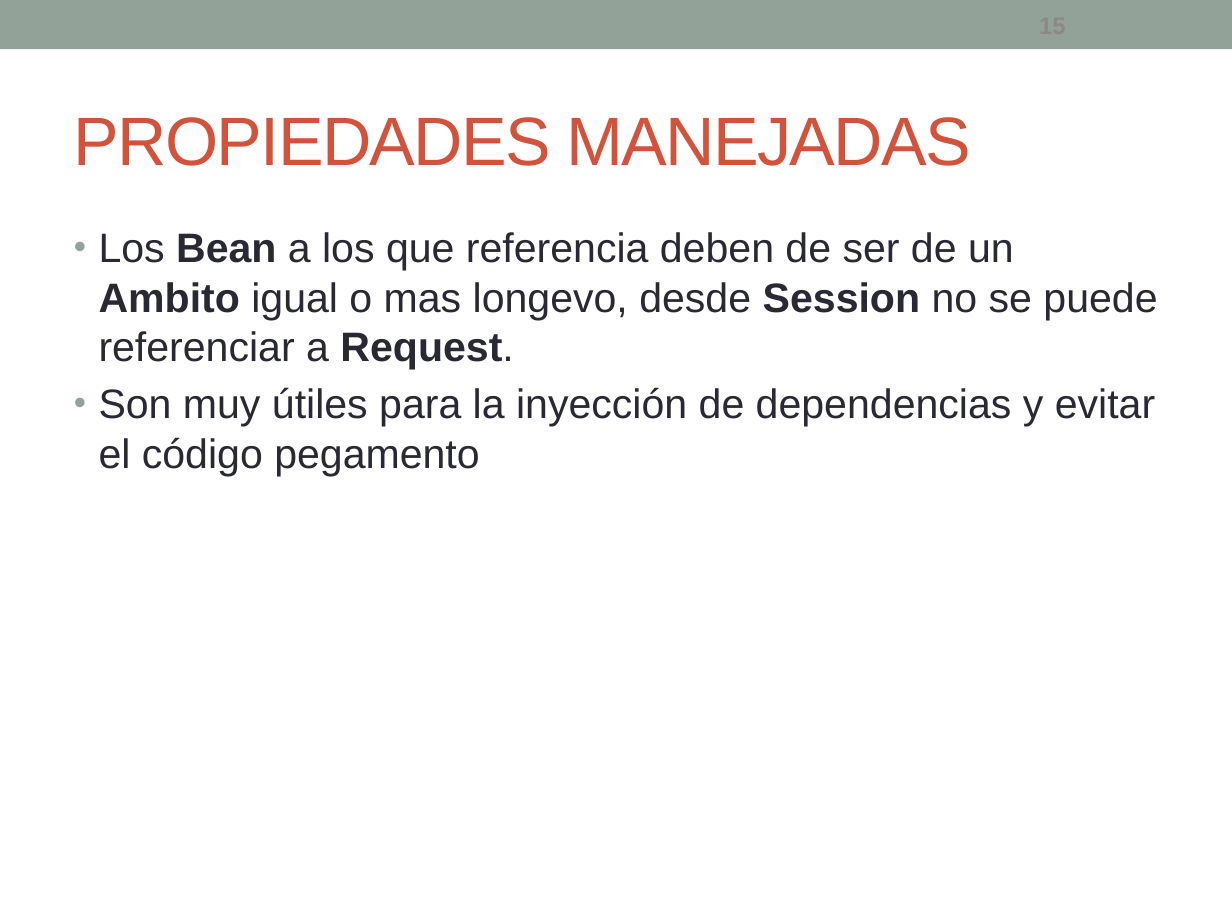
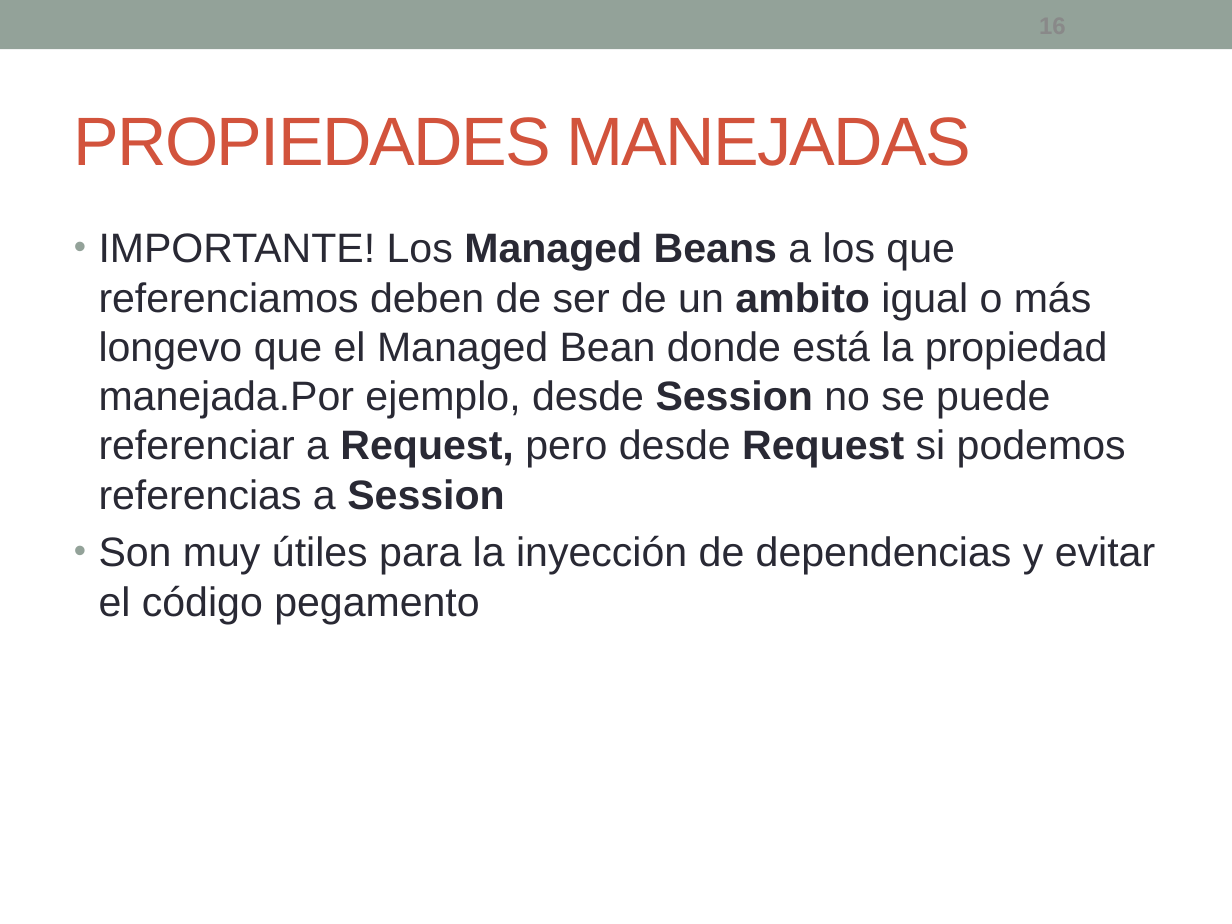
Before and after one commit to fdepablo/WsCursoJavaEE, a slide deck: slide 16 of _18_JSF/powerpoint/JSF - 3 - ManagedBean.pptx (slide 15 before the commit). Drawn at 1232x924 pixels with LibreOffice and Linux fonts; fonts in the diff are those of the drawing. Boxes give left, top, right and bottom in pixels: in the first picture for what was removed or moved away, otherwise in the second. Text is boxed around its words. In the diff, an @@ line names an element or a change of style, - is before the commit and + after.

```diff
--- a/_18_JSF/powerpoint/JSF - 3 - ManagedBean.pptx
+++ b/_18_JSF/powerpoint/JSF - 3 - ManagedBean.pptx
@@ text at (99,232,1126,510): text changed @@
-• Los Bean a los que referencia deben de ser de un Ambito igual o mas longevo, desde Session no se puede referenciar a Request.
+• IMPORTANTE! Los Managed Beans a los que referenciamos deben de ser de un ambito igual o más longevo que el Managed Bean donde está la propiedad manejada.Por ejemplo, desde Session no se puede referenciar a Request, pero desde Request si podemos referencias a Session
```
Also in this commit, not shown: 14 other slides changed, 2 slides added, 8 other files.
